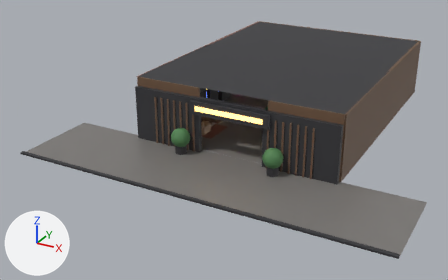
An edit to the Blender file art/blockout.blend, drawn before and after from the same camera.
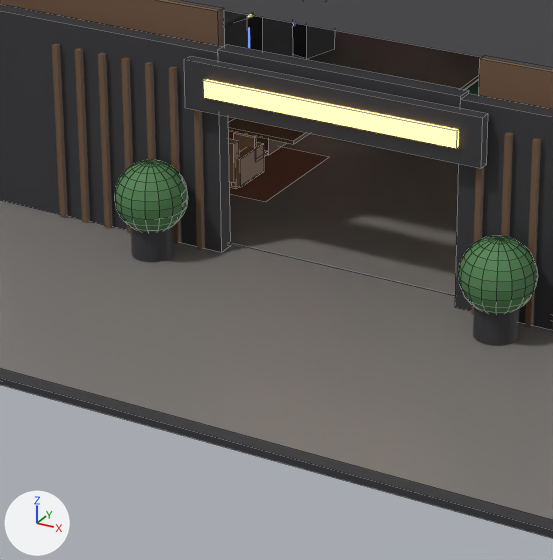
Each version appears first whole from a camera (50 mm lens) standing at (16.59, -40.29, 16.68) and looking at (-2.44, -5.71, -0.62), and next in a close-up on the part from 31% to 64% of the width and 30% to 84% of the height. Lighting does not change. The marker at lower left points along +X, +Y and +Z. The last two pictures show the newer version. The close-ups show mesh edges as thin lines.

In view in the first close-up: 'ceiling', 'facade_l', 'facade_r', 'facade_top', 'floor', 'kerb', 'palm_0', 'palm_1', 'sidewalk', 'sign_backing', 'sign_text', 'wall_front' and 26 more.
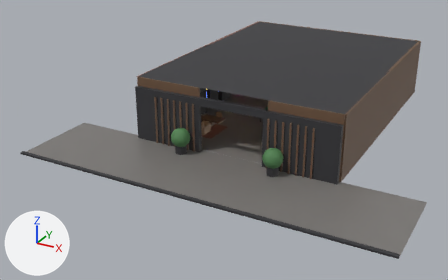
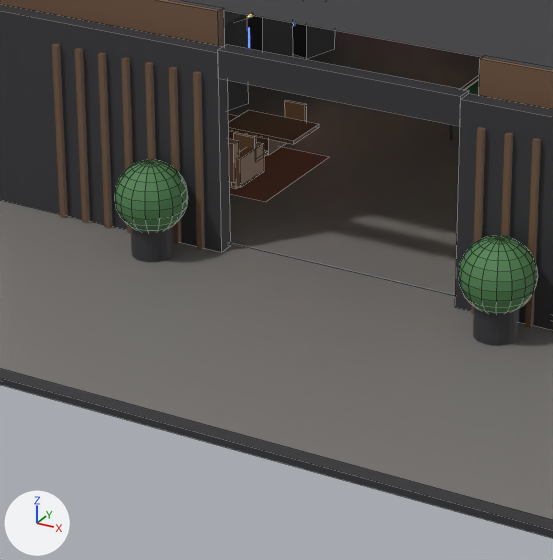
What differs and where, as boxes [x1, y1, x2, y2] in the close-ups (553 x 560 px):
```json
{"object": "sign_backing", "change": "deleted", "before": [184, 56, 488, 168]}
{"object": "sign_text", "change": "deleted", "before": [203, 79, 459, 149]}
```

Edits to the scene script, one JSON object a line:
```json
{"op": "remove", "block": "ob_sign_backing", "code": ["ob_sign_backing = bpy.data.objects.new('sign_backing', me_cube_213)", "ob_sign_backing.location = (0.0, -9.55, 3.05)", "ob_sign_backing.scale = (5.4, 0.2, 0.85)"]}
{"op": "remove", "block": "ob_sign_text", "code": ["ob_sign_text = bpy.data.objects.new('sign_text', me_cube_214)", "ob_sign_text.location = (0.0, -9.66, 3.05)", "ob_sign_text.scale = (4.6, 0.1, 0.3)"]}
```
